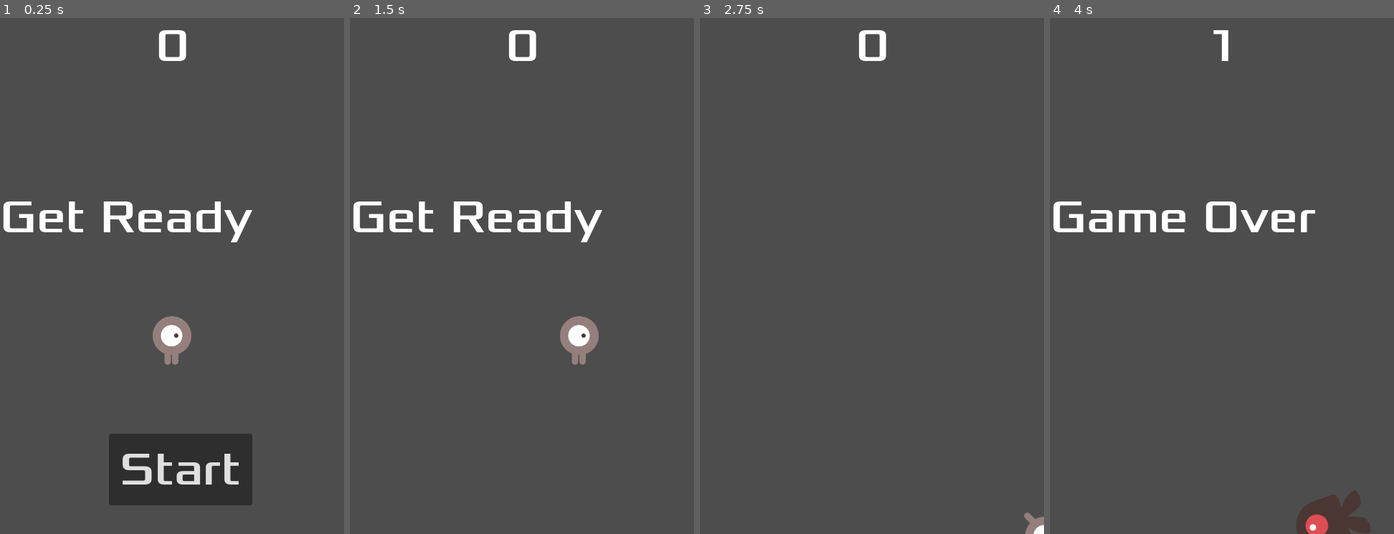
Above: before the commit, frames 1-4 (left to right).
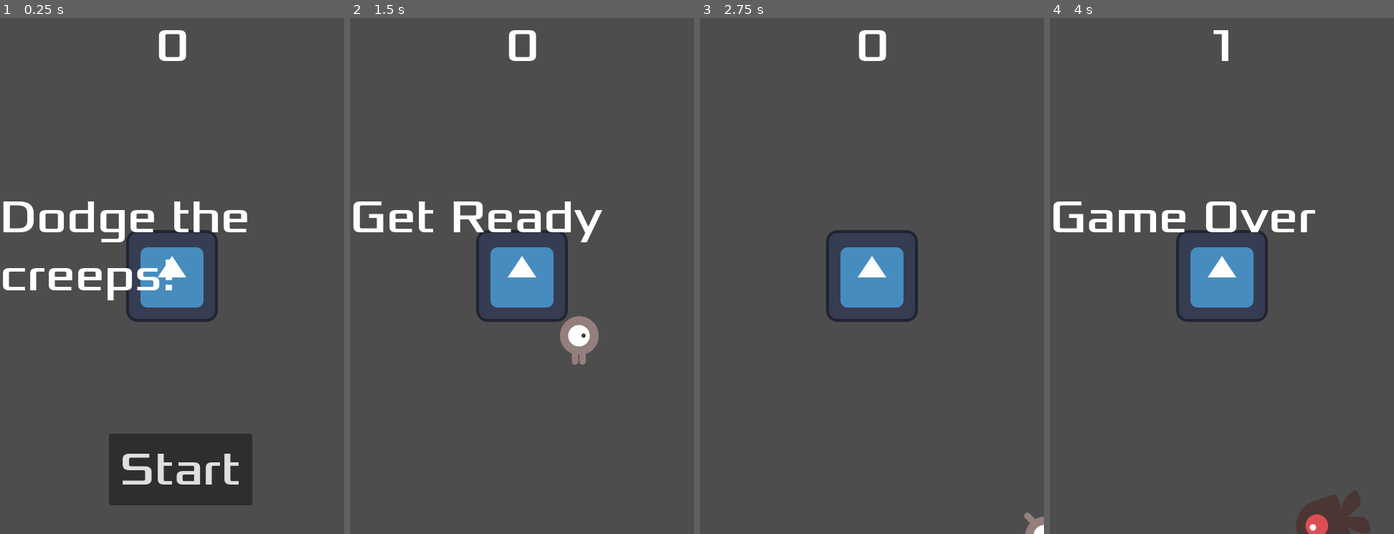
Above: after the commit, the same moments.

Repository: password1989/My-first-2D-game
Game: Godot game, scene res://main.tscn
Two runs of this game, one before a commit and one after it. Both use one fixed random seed, a clock stepped at 60 frames per second and the inputs below. The engine's default icon, where the game draws it, is replaced by a stand-in: a white triangle on a blue panel in a dark square.
Inputs:
- Up to frame 1 (0.25 s): no input
- Up to frame 2 (1.5 s): click "Start" at 0.5 s; tap Enter at 1.25 s; hold Right (move_right) from 1.28 s (still down)
- Up to frame 3 (2.75 s): release Right (move_right) at 2.03 s; hold Down (move_down) from 2.03 s (still down)
- Up to frame 4 (4 s): release Down (move_down) at 2.78 s; hold Right (move_right) 2.78-3.53 s; hold Up (move_up) from 3.53 s (still down)

The runs differ from the first frame. In frame 1, 5.9% of the frame differs, in the area x 0-74%, y 35-68%; in frame 2, 2.6%; in frame 3, 2.7%; in frame 4, 2.6%.

Commit message:
Finishing up
Completed

Diff:
--- a/Main.gd
+++ b/Main.gd
@@ -2,9 +2,6 @@
 
 @export var mob_scene: PackedScene
 var score
-
-func _ready():
-	new_game()
 
 func game_over():
 	$ScoreTimer.stop()
--- a/Mob.tscn
+++ b/Mob.tscn
@@ -45,7 +45,7 @@
 }]
 
 [sub_resource type="CapsuleShape2D" id="CapsuleShape2D_ei3ex"]
-radius = 44.0
+radius = 36.0
 height = 100.0
 
 [node name="Mob" type="RigidBody2D" groups=["mobs"]]
@@ -59,7 +59,6 @@
 animation = &"walk"
 
 [node name="CollisionShape2D" type="CollisionShape2D" parent="."]
-position = Vector2(0, -2)
 rotation = 1.5708
 shape = SubResource("CapsuleShape2D_ei3ex")
 
--- a/main.tscn
+++ b/main.tscn
@@ -1,8 +1,9 @@
-[gd_scene load_steps=6 format=3 uid="uid://xsx6kxunj3s0"]
+[gd_scene load_steps=7 format=3 uid="uid://xsx6kxunj3s0"]
 
 [ext_resource type="Script" path="res://Main.gd" id="1_ii2ue"]
 [ext_resource type="PackedScene" uid="uid://cxaneroqj3hq" path="res://Player.tscn" id="2_b03xf"]
 [ext_resource type="PackedScene" uid="uid://b15mpu8kjsqly" path="res://Mob.tscn" id="2_mu72s"]
+[ext_resource type="Texture2D" uid="uid://d2cd4mgbcisay" path="res://icon.svg" id="3_l6ii6"]
 [ext_resource type="PackedScene" uid="uid://dtb38p0j6p3iu" path="res://hud.tscn" id="4_u32rn"]
 
 [sub_resource type="Curve2D" id="Curve2D_s5f4o"]
@@ -15,7 +16,27 @@
 script = ExtResource("1_ii2ue")
 mob_scene = ExtResource("2_mu72s")
 
+[node name="TextureRect" type="TextureRect" parent="."]
+anchors_preset = 15
+anchor_right = 1.0
+anchor_bottom = 1.0
+grow_horizontal = 2
+grow_vertical = 2
+texture = ExtResource("3_l6ii6")
+expand_mode = 2
+stretch_mode = 3
+
+[node name="ColorRect" type="ColorRect" parent="."]
+visible = false
+anchors_preset = 15
+anchor_right = 1.0
+anchor_bottom = 1.0
+grow_horizontal = 2
+grow_vertical = 2
+color = Color(0.137255, 0.901961, 0.12549, 1)
+
 [node name="Player" parent="." instance=ExtResource("2_b03xf")]
+visible = false
 
 [node name="MobTimer" type="Timer" parent="."]
 wait_time = 0.5
